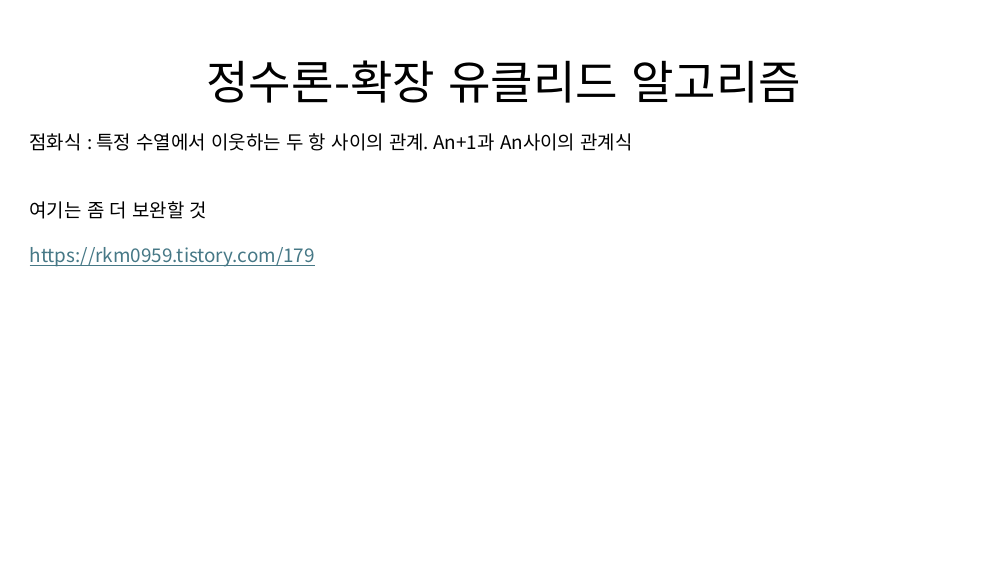
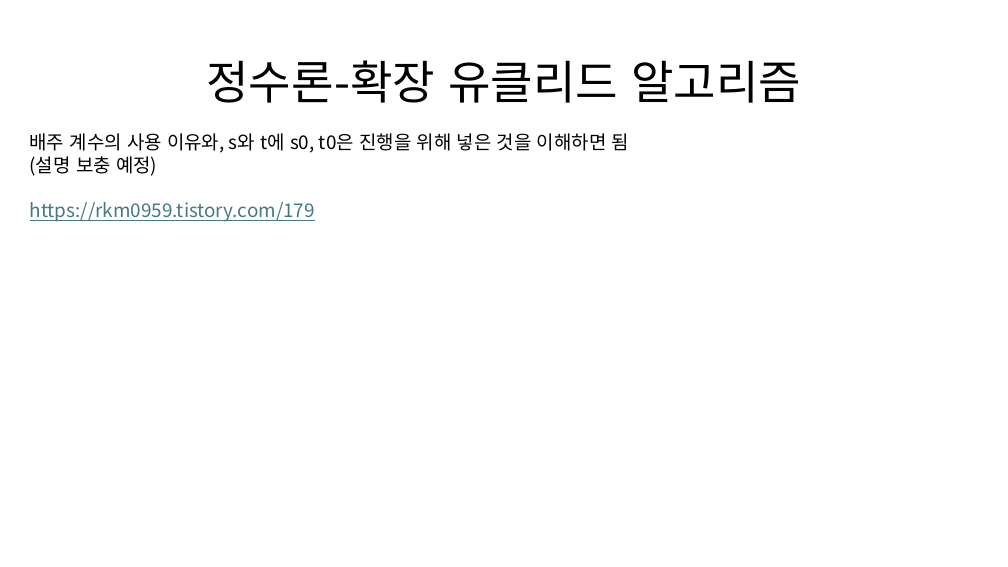
Before and after one commit to Seong221/College-Study-PPT, a slide deck: slide 13 of Cryptography and Network Security_upload.pptx. Drawn at 1008x567 pixels with LibreOffice and Linux fonts; fonts in the diff are those of the drawing. Boxes give left, top, right and bottom in pixels: in the first picture for what was removed or moved away, otherwise in the second. Text is boxed around its words. In the diff, an @@ line names an element or a change of style, - is before the commit and + after.

```diff
--- a/Cryptography and Network Security_upload.pptx
+++ b/Cryptography and Network Security_upload.pptx
@@ text at [30, 133, 629, 176]: text changed @@
-점화식 : 특정 수열에서 이웃하는 두 항 사이의 관계. An+1과 An사이의 관계식
-여기는 좀 더 보완할 것
+배주 계수의 사용 이유와, s와 t에 s0, t0은 진행을 위해 넣은 것을 이해하면 됨
+(설명 보충 예정)
```
Also in this commit, not shown: 1 other slide changed.
